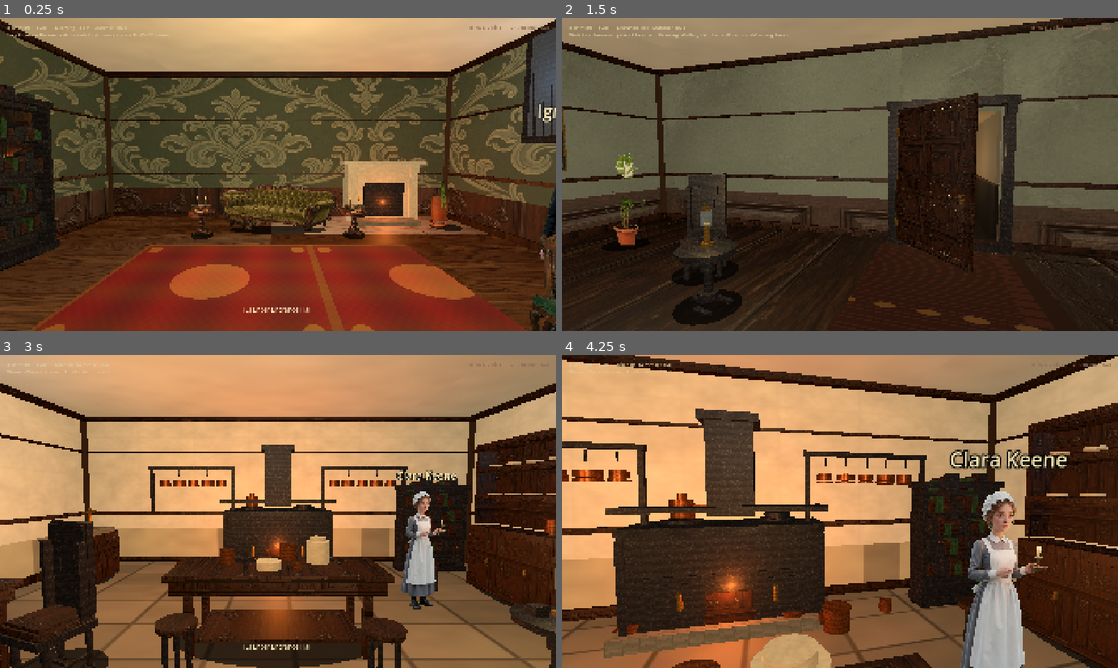
Above: before the commit, frames 1-4 (two rows, left to right).
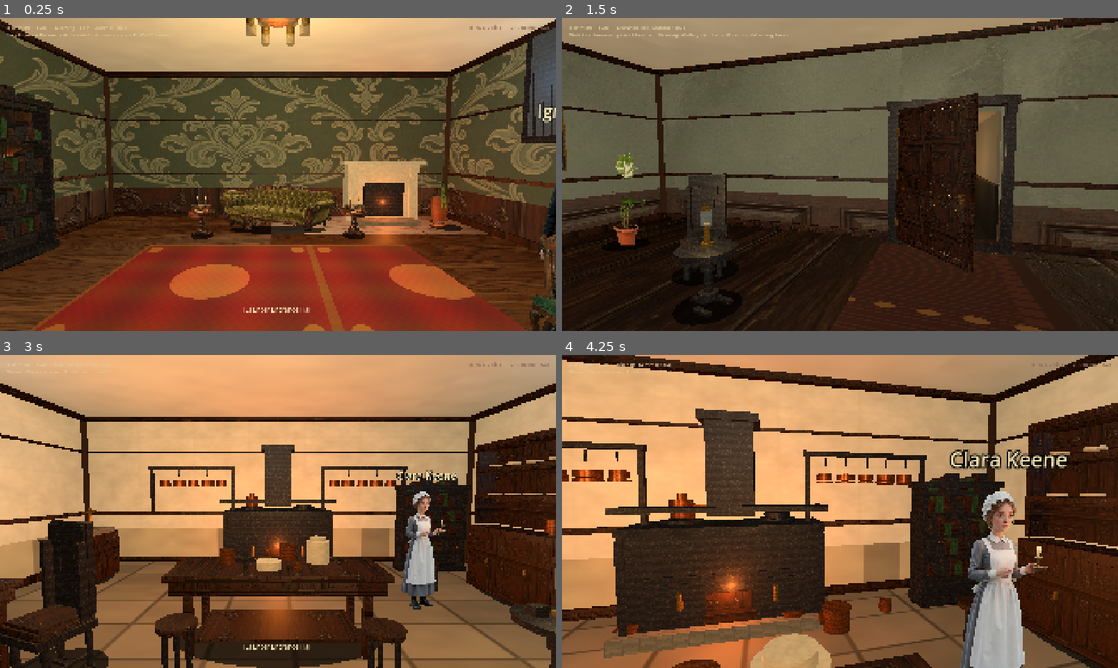
Above: after the commit, the same moments.

Repository: drakewing-eng/aetheric-engine
Game: Godot game, scene res://scenes/fps_main.tscn
Same seed, same stepped clock (60 frames per second), same inputs: the game is played once before the commit and once after it.
Inputs (mouse positions are in pixels of both pictures, inside the frame that each line leads up to):
- Up to frame 1 (0.25 s): no input
- Up to frame 2 (1.5 s): tap Enter at 0.5 s; move the mouse to (867, 174) at 0.52 s; hold E (interact) 0.53-1.28 s; hold W (move_forward) from 0.53 s (still down); click (867, 174) at 0.67 s; move the mouse to (812, 174) at 1.27 s; tap E (interact) at 1.35 s
- Up to frame 3 (3 s): keep holding W (move_forward); tap E (interact) at 2, 2.85 s; move the mouse to (289, 505) at 2.02 s; hold E (interact) 2.03-2.78 s; move the mouse to (272, 517) at 2.77 s; click (272, 517) at 2.92 s
- Up to frame 4 (4.25 s): keep holding W (move_forward); move the mouse to (878, 514) at 3.52 s; hold E (interact) from 3.53 s (still down)

The runs differ from the first frame. In frame 1, 0.6% of the frame differs, in the area x 44-56%, y 0-10%; in frame 2, 0.2%; in frame 3, 0.6%; in frame 4, less than 0.1%.

Commit message:
visual loop 7: garden hedge exterior, chandeliers, conservatory palms, fireplace already detailed

Diff:
--- a/aetheric-engine-godot/scripts/fps_props.gd
+++ b/aetheric-engine-godot/scripts/fps_props.gd
@@ -108,6 +108,8 @@
 			node = _make_copper_pot(prop)
 		"pot_rack":
 			node = _make_pot_rack(prop)
+		"chandelier":
+			node = _make_chandelier(prop)
 		"chalk_board":
 			node = _make_chalk_board(prop)
 		"billboard_prop":
@@ -842,6 +844,30 @@
 
 # ─── Features ────────────────────────────────────────────────────────────────
 
+static func _make_chandelier(_prop: Dictionary) -> Node3D:
+	## Simple brass gasolier hanging from ceiling — period silhouette.
+	var root := Node3D.new()
+	root.name = "Chandelier"
+	var hang: float = float(_prop.get("hang", 2.95))
+	_add_cylinder(root, Vector3(0, hang + 0.25, 0), 0.02, 0.5, BRASS, false, 0.3, true)
+	_add_cylinder(root, Vector3(0, hang, 0), 0.12, 0.06, BRASS, false, 0.28, true)
+	_add_cylinder(root, Vector3(0, hang - 0.08, 0), 0.22, 0.04, BRASS.darkened(0.08), false, 0.3, true)
+	for a in [0.0, 60.0, 120.0, 180.0, 240.0, 300.0]:
+		var rad := deg_to_rad(a)
+		var ax := cos(rad) * 0.28
+		var az := sin(rad) * 0.28
+		_add_box(root, Vector3(ax * 0.5, hang - 0.02, az * 0.5), Vector3(0.28, 0.025, 0.025), BRASS, false, 0.3)
+		_add_cylinder(root, Vector3(ax, hang - 0.12, az), 0.04, 0.08, BRASS, false, 0.28, true)
+		_add_cylinder(root, Vector3(ax, hang - 0.22, az), 0.05, 0.1, Color(0.85, 0.78, 0.55, 0.7), false, 0.2, true)
+	var light := OmniLight3D.new()
+	light.light_color = Color(1.0, 0.88, 0.6)
+	light.light_energy = 0.85
+	light.omni_range = 7.0
+	light.position = Vector3(0, hang - 0.2, 0)
+	root.add_child(light)
+	return root
+
+
 static func _make_fireplace(_prop: Dictionary) -> Node3D:
 	## Marble surround + dark firebox + logs — not a white Minecraft slab.
 	var root := Node3D.new()
@@ -926,13 +952,16 @@
 	root.rotation_degrees.y = feat.get("yaw", 0.0)
 	var w: float = feat.get("width", 2.5)
 	var h: float = feat.get("height", 3.2)
-	# Exterior garden plate (behind glass) — sky + foliage suggestion
-	_add_box(root, Vector3(0, h * 0.62, -0.18), Vector3(w - 0.05, h * 0.7, 0.04), Color(0.55, 0.68, 0.78), false, 0.95)
-	_add_box(root, Vector3(0, h * 0.18, -0.16), Vector3(w - 0.05, h * 0.28, 0.04), Color(0.22, 0.38, 0.18), false, 0.9)
-	# Soft tree/hedge blobs outside
-	for i in 3:
-		var fx := -w * 0.28 + i * (w * 0.28)
-		_add_sphere_blob(root, Vector3(fx, h * 0.32, -0.12), 0.28 + (i % 2) * 0.08, Color(0.18, 0.42, 0.16))
+	# Exterior garden (behind glass) — continuous sky + hedge, no floating mid-air balls
+	_add_box(root, Vector3(0, h * 0.68, -0.22), Vector3(w + 0.1, h * 0.72, 0.05), Color(0.52, 0.66, 0.78), false, 0.98)
+	# Distant lawn strip
+	_add_box(root, Vector3(0, h * 0.12, -0.2), Vector3(w + 0.1, h * 0.22, 0.05), Color(0.28, 0.42, 0.2), false, 0.92)
+	# Continuous hedge row (low, grounded)
+	_add_box(root, Vector3(0, h * 0.22, -0.15), Vector3(w * 0.92, h * 0.18, 0.12), Color(0.16, 0.36, 0.14), false, 0.88)
+	# Soft canopy tops on hedge (low only)
+	for i in 5:
+		var fx := -w * 0.38 + i * (w * 0.19)
+		_add_sphere_blob(root, Vector3(fx, h * 0.3, -0.14), 0.14 + (i % 2) * 0.04, Color(0.2, 0.4, 0.16))
 	# Perimeter iron
 	var bar := 0.06
 	_add_box(root, Vector3(0, bar * 0.5, 0), Vector3(w, bar, 0.08), IRON, true, 0.45)
--- a/aetheric-engine-godot/scripts/fps_rooms.gd
+++ b/aetheric-engine-godot/scripts/fps_rooms.gd
@@ -31,7 +31,7 @@
 			{"kind": "painting", "pos": [-4.3, 1.9, -2.2], "yaw": 90.0, "width": 0.9, "height": 1.1,
 				"texture": "res://assets/rooms/richmond_drawing_room.jpg"},
 			{"kind": "painting", "pos": [-4.3, 1.85, 1.8], "yaw": 90.0, "width": 0.75, "height": 0.95,
-				"texture": TEX + "wallpaper_drawing.jpg"},
+				"texture": "res://assets/rooms/richmond_entrance_hall.jpg"},
 			{"kind": "door_frame", "pos": [0.0, 1.2, 4.42], "yaw": 180.0, "width": 1.55, "height": 2.4},
 		],
 		"props": [
@@ -109,6 +109,7 @@
 			{"kind": "bookshelf", "pos": [-4.15, 0.0, 1.5], "yaw": 90.0, "width": 1.55, "height": 2.45},
 			{"kind": "plant", "pos": [3.8, 0.0, -3.8], "scale": 0.9,
 				"texture": "res://assets/props/plants/plant_fern.png", "width": 0.8, "height": 1.2},
+			{"kind": "chandelier", "pos": [0.0, 0.0, -0.5], "hang": 3.15},
 		],
 		"doors": [
 			{
@@ -275,6 +276,9 @@
 			{"kind": "machine", "pos": [3.2, 0.0, -5.0], "yaw": -15.0, "height": 2.5},
 			{"kind": "workbench", "pos": [-4.5, 0.0, -2.2], "yaw": 5.0, "width": 2.8},
 			{"kind": "workbench", "pos": [4.8, 0.0, -1.8], "yaw": -12.0, "width": 2.4},
+			{"kind": "chandelier", "pos": [0.0, 0.0, -1.0], "hang": 3.9},
+			{"kind": "chandelier", "pos": [-4.0, 0.0, 1.5], "hang": 3.85},
+			{"kind": "chandelier", "pos": [4.0, 0.0, 1.5], "hang": 3.85},
 			{"kind": "bookshelf", "pos": [7.2, 0.0, 2.5], "yaw": -90.0, "width": 2.0, "height": 2.8},
 			{"kind": "crate", "pos": [-6.0, 0.0, 2.5], "scale": 1.1},
 			{"kind": "crate", "pos": [-5.4, 0.0, 3.0], "scale": 0.8},
@@ -499,37 +503,44 @@
 		"features": [
 			{"kind": "glass_wall", "pos": [4.35, 0.0, 0.0], "yaw": -90.0, "width": 3.2, "height": 3.5},
 			{"kind": "glass_wall", "pos": [-4.35, 0.0, 0.0], "yaw": 90.0, "width": 3.2, "height": 3.5},
-			{"kind": "glass_wall", "pos": [0.0, 0.0, -3.85], "yaw": 0.0, "width": 4.0, "height": 3.4},
-			{"kind": "window", "pos": [2.5, 2.0, -3.7], "yaw": 0.0, "width": 1.2, "height": 1.6},
+			{"kind": "glass_wall", "pos": [0.0, 0.0, -3.85], "yaw": 0.0, "width": 4.2, "height": 3.5},
 			{"kind": "door_frame", "pos": [0.0, 1.2, 3.85], "yaw": 180.0, "width": 1.5, "height": 2.3},
 		],
 		"props": [
+			# Prefer painted palms/ferns (FIXED_Y) over mesh topiary balls
 			{"kind": "plant", "pos": [2.5, 0.0, -2.2], "scale": 1.4, "tall": true,
 				"texture": "res://assets/props/plants/plant_palm.png", "width": 1.1, "height": 1.85},
 			{"kind": "plant", "pos": [-2.8, 0.0, -2.5], "scale": 1.5, "tall": true,
 				"texture": "res://assets/props/plants/plant_palm.png", "width": 1.2, "height": 2.0},
-			# Mesh canopy plants (no cutout artifacts) mixed with painted cards
-			{"kind": "plant", "pos": [3.2, 0.0, 0.5], "scale": 1.15, "tall": true},
-			{"kind": "plant", "pos": [-3.0, 0.0, 1.2], "scale": 1.05},
+			{"kind": "plant", "pos": [3.2, 0.0, 0.5], "scale": 1.1,
+				"texture": "res://assets/props/plants/plant_fern.png", "width": 0.95, "height": 1.4},
+			{"kind": "plant", "pos": [-3.0, 0.0, 1.2], "scale": 1.0,
+				"texture": "res://assets/props/plants/plant_fern.png", "width": 0.9, "height": 1.35},
 			{"kind": "plant", "pos": [0.5, 0.0, -2.8], "scale": 1.25, "tall": true,
 				"texture": "res://assets/props/plants/plant_palm.png", "width": 1.0, "height": 1.7},
-			{"kind": "plant", "pos": [-1.0, 0.0, -1.5], "scale": 0.9},
+			{"kind": "plant", "pos": [-1.0, 0.0, -1.5], "scale": 0.9,
+				"texture": "res://assets/props/plants/plant_fern.png", "width": 0.75, "height": 1.15},
 			{"kind": "plant", "pos": [1.2, 0.0, 2.0], "scale": 0.95,
 				"texture": "res://assets/props/plants/plant_fern.png", "width": 0.8, "height": 1.2},
-			{"kind": "plant", "pos": [-2.0, 0.0, 2.2], "scale": 0.8},
-			{"kind": "plant", "pos": [3.0, 0.0, -1.2], "scale": 0.75},
-			{"kind": "plant", "pos": [-3.3, 0.0, -0.8], "scale": 1.0, "tall": true},
+			{"kind": "plant", "pos": [-2.0, 0.0, 2.2], "scale": 0.85,
+				"texture": "res://assets/props/plants/plant_palm.png", "width": 0.75, "height": 1.3},
+			{"kind": "plant", "pos": [3.0, 0.0, -1.2], "scale": 0.8,
+				"texture": "res://assets/props/plants/plant_fern.png", "width": 0.7, "height": 1.1},
+			{"kind": "plant", "pos": [-3.3, 0.0, -0.8], "scale": 1.0, "tall": true,
+				"texture": "res://assets/props/plants/plant_palm.png", "width": 0.9, "height": 1.55},
 			{"kind": "side_table", "pos": [1.8, 0.0, 1.0], "yaw": -25.0},
 			{"kind": "chair", "pos": [1.2, 0.0, 1.5], "yaw": 150.0, "fabric": Color(0.35, 0.4, 0.32)},
 			{"kind": "chair", "pos": [-1.8, 0.0, 1.6], "yaw": -140.0, "fabric": Color(0.32, 0.38, 0.3)},
 			{"kind": "stool", "pos": [-1.5, 0.0, 0.8], "yaw": 20.0},
 			{"kind": "copper_pot", "pos": [2.0, 0.0, -0.5], "scale": 0.7},
 			{"kind": "copper_pot", "pos": [-1.8, 0.0, 0.3], "scale": 0.55},
-			# Central console / fountain-like still-life (breaks empty floor)
 			{"kind": "hall_table", "pos": [0.0, 0.0, 0.2], "yaw": 0.0},
-			{"kind": "plant", "pos": [0.0, 0.0, -0.6], "scale": 0.7},
-			{"kind": "plant", "pos": [3.5, 0.0, 2.5], "scale": 0.85},
-			{"kind": "plant", "pos": [-3.5, 0.0, 2.4], "scale": 0.9, "tall": true},
+			{"kind": "plant", "pos": [0.0, 0.0, -0.6], "scale": 0.75,
+				"texture": "res://assets/props/plants/plant_fern.png", "width": 0.65, "height": 1.0},
+			{"kind": "plant", "pos": [3.5, 0.0, 2.5], "scale": 0.9,
+				"texture": "res://assets/props/plants/plant_fern.png", "width": 0.75, "height": 1.15},
+			{"kind": "plant", "pos": [-3.5, 0.0, 2.4], "scale": 0.95, "tall": true,
+				"texture": "res://assets/props/plants/plant_palm.png", "width": 0.85, "height": 1.45},
 			{
 				"kind": "rug",
 				"pos": [0.0, 0.0, 0.5],
